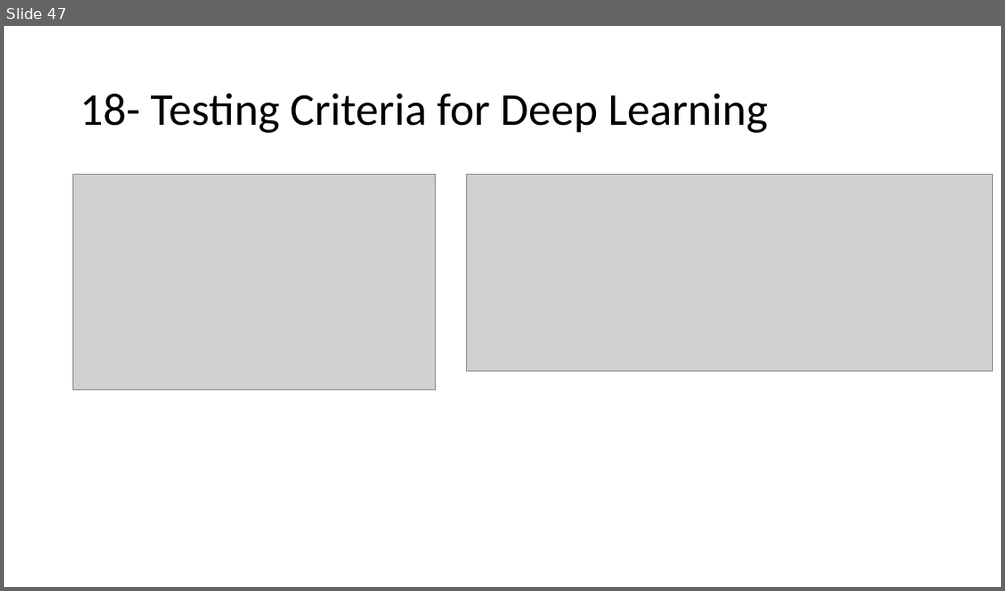
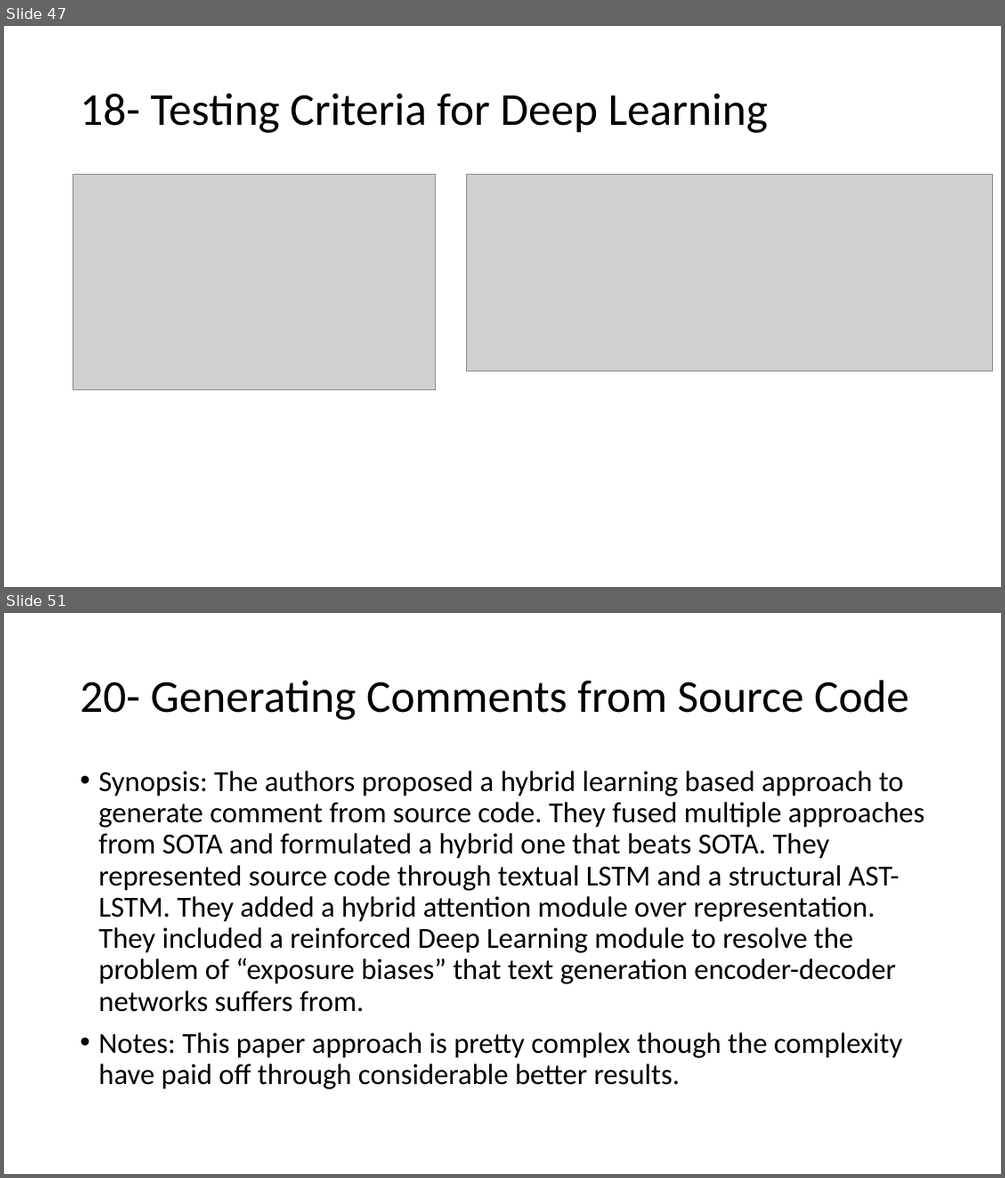
Before and after one commit to AhmadM-DL/SEML, a slide deck: SEML.pptx. Shown one above the other, each under a label of ours: slide 47 before the commit, slides 47 and 51 after it; the slides between them are not shown. The pictures are 1005x591 and 1005x1178 pixels, drawn with LibreOffice and Linux fonts; fonts in the diff are those of the drawing; grey boxes stand for pictures. Boxes give left, top, right and bottom in pixels: in the first picture for what was removed or moved away, otherwise in the second. Text is boxed around its words. In the diff, an @@ line names an element or a change of style, - is before the commit and + after.

```diff
--- a/SEML.pptx
+++ b/SEML.pptx
@@ slide 51 added at box(4, 613, 1001, 1174), background #FFFFFF @@
@@ title added at box(80, 680, 909, 720), 44 pt, text #000000 @@
+20- Generating Comments from Source Code
@@ text added at box(98, 771, 924, 1089), 28 pt, text #000000 @@
+• Synopsis: The authors proposed a hybrid learning based approach to generate comment from source code. They fused multiple approaches from SOTA and formulated a hybrid one that beats SOTA. They represented source code through textual LSTM and a structural AST-LSTM. They added a hybrid attention module over representation. They included a reinforced Deep Learning module to resolve the problem of “exposure biases” that text generation encoder-decoder networks suffers from.
+• Notes: This paper approach is pretty complex though the complexity have paid off through considerable better results.
```
Also in this commit, not shown: 17 slides changed, 9 other slides added, 1 other file.
